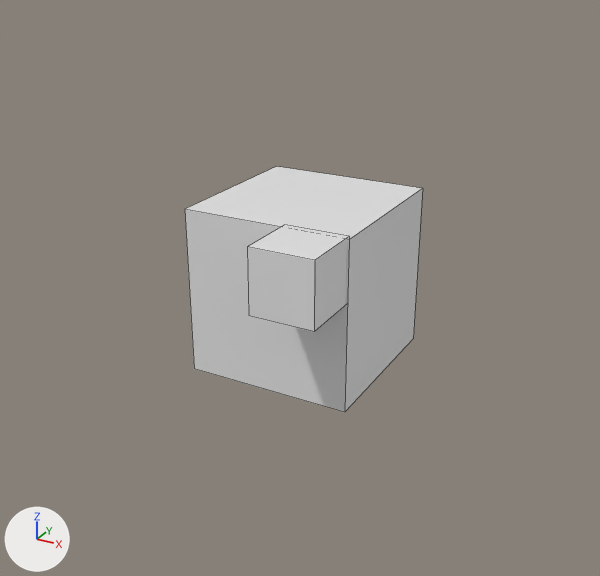
One commit to the Blender file vtest.blend: the scene before it, then after it.
One viewpoint serves both versions: a 50 mm camera at (6.24, -9.33, 6.67) aimed at (-0.09, 2.19, 0.91). Arrows for +X, +Y and +Z are at lower left; the lights stay in place. Mesh edges are drawn as thin lines.

The older version as bpy lines, for what is in view:
```python
mat_material = principled_material('Material')
mat_material.base_color = (0.8, 0.8, 0.8)  # white #e7e7e7
mat_material.roughness = 0.4
me_cube = bpy.data.meshes.new('Cube')
me_cube.from_pydata(...)  # a box spanning x -1.0..1.0, y -1.0..1.0, z -1.0..1.0
me_cube.materials.append(mat_material)  # white #e7e7e7
me_cube_001 = bpy.data.meshes.new('Cube.001')
me_cube_001.from_pydata(...)  # a box spanning x -1.0..1.0, y -1.0..1.0, z -1.0..1.0
me_cube_001.materials.append(mat_material_001)  # white #e7e7e7
ob_cube_1 = bpy.data.objects.new('Cube 1', me_cube)
ob_cube_1.location = (0.55, 0.99, 1.7)
ob_cube_1.scale = (0.565, 0.565, 0.565)
ob_cube_2 = bpy.data.objects.new('Cube 2', me_cube_001)
ob_cube_2.location = (-0.38, 3.02, 0.71)
ob_cube_2.scale = (1.54, 1.54, 1.54)
```
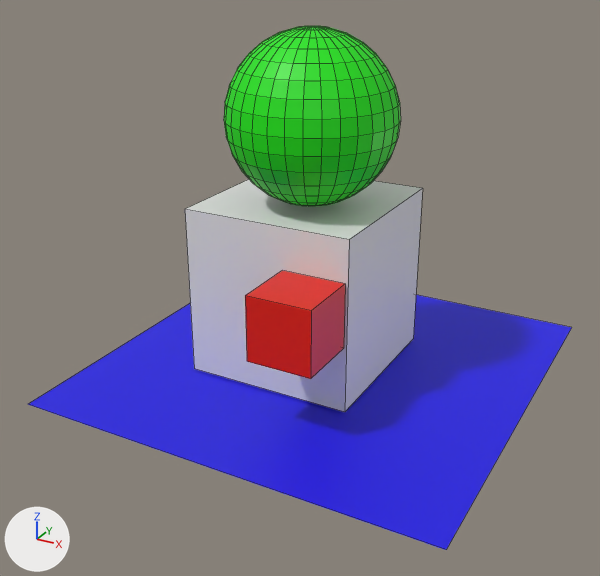
Edits to the bpy script that builds the scene:
```text
Change mat_material:
    mat_material.base_color: (0.8, 0.8, 0.8) -> (0.8, 0.00777, 0.0)  # white #e7e7e7 -> red #e71600
Add mat_material_002:
    mat_material_002 = principled_material('Material.002')
    mat_material_002.base_color = (0.0128, 0.00583, 0.8)  # blue #1e12e7
Add mat_material_003:
    mat_material_003 = principled_material('Material.003')
    mat_material_003.base_color = (0.00715, 0.8, 0.0)  # green #14e700
Add me_plane:
    me_plane.from_pydata([(-1.0, -1.0, 0.0), (1.0, -1.0, 0.0), (-1.0, 1.0, 0.0), (1.0, 1.0, 0.0)], [], [(0, 1, 3, 2)])
    me_plane.materials.append(mat_material_002)  # blue #1e12e7
Add me_sphere:
    me_sphere.from_pydata(...)  # a UV sphere (32 segments, 16 rings, poles along z) spanning x -1.0..1.0, y -1.0..1.0, z -1.0..1.0
    me_sphere.materials.append(mat_material_003)  # green #14e700
Change ob_cube_1:
    ob_cube_1.location: (0.55, 0.99, 1.7) -> (0.55, 0.89, 0.95)
Add ob_plane:
    ob_plane = bpy.data.objects.new('Plane', me_plane)
    ob_plane.location = (0.03, 2.88, -0.85)
    ob_plane.scale = (-3.74, -3.74, -3.74)
Add ob_sphere:
    ob_sphere = bpy.data.objects.new('Sphere', me_sphere)
    ob_sphere.location = (-0.16, 2.72, 3.74)
    ob_sphere.scale = (1.44, 1.44, 1.44)
```

Pixel boxes (x1, y1, x2, y2) of what changed, in the pictures (600 x 576 px):
'Plane', added (blue): after (28, 295, 572, 550)
'Sphere', added (green): after (224, 26, 401, 206)
'Cube 1', recoloured, moved (white to red): before (247, 225, 349, 331); after (245, 270, 345, 379)
